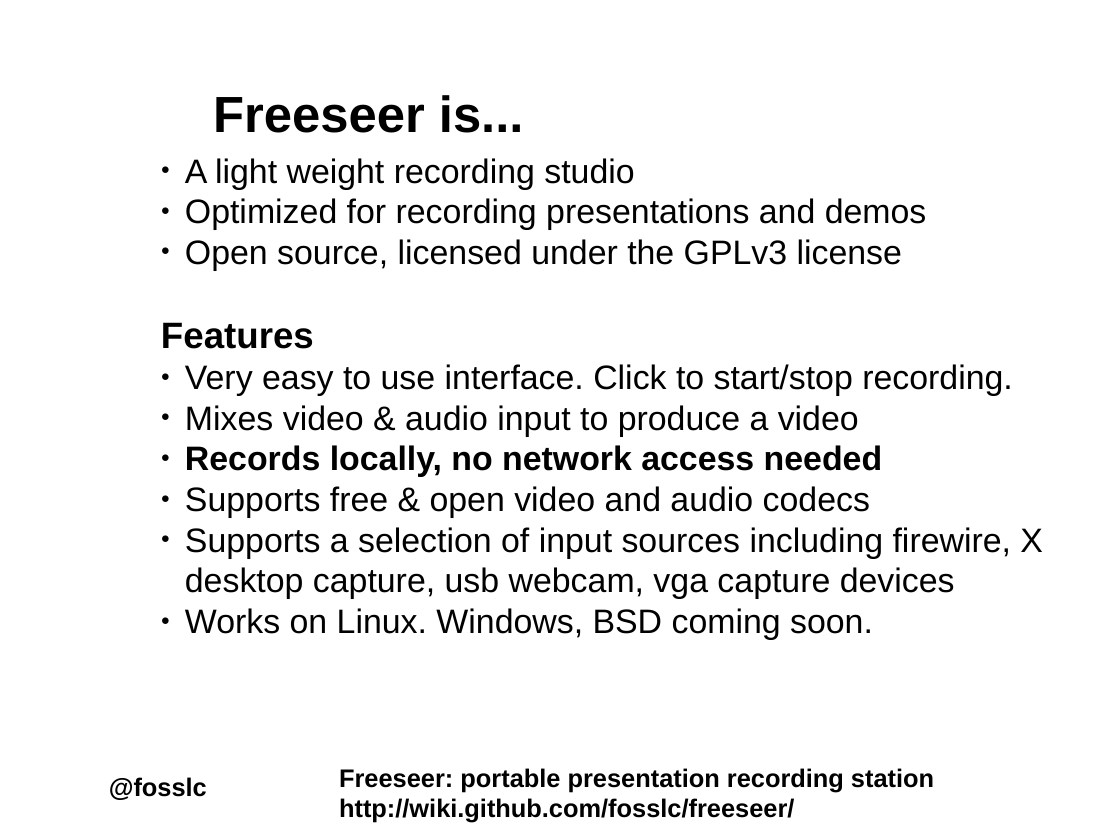
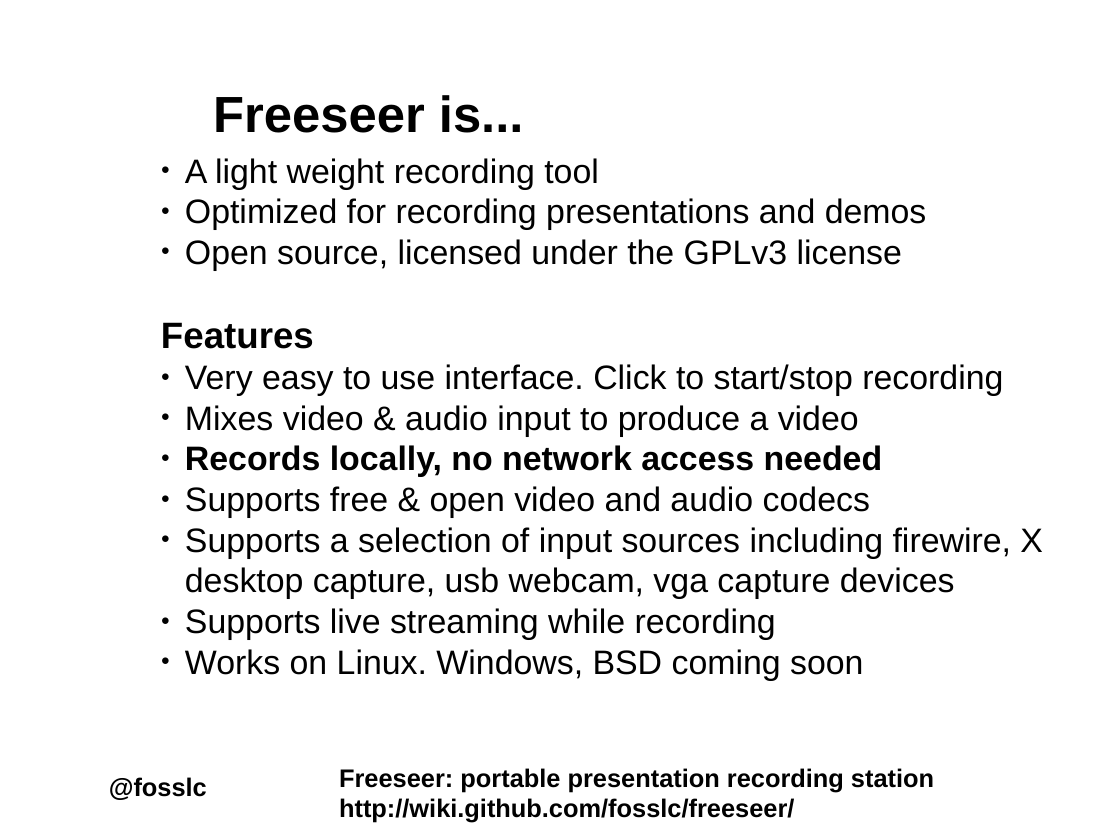
Before and after one commit to Freeseer/freeseer, a slide deck: slide 2 of docs/presentations/intro/freeseer_intro.odp. Drawn at 1120x840 pixels with LibreOffice and Linux fonts; fonts in the diff are those of the drawing; background and template pictures are left out. Boxes give left, top, right and bottom in pixels: in the first picture for what was removed or moved away, otherwise in the second. Text is boxed around its words. In the diff, an @@ line names an element or a change of style, - is before the commit and + after.

```diff
--- a/docs/presentations/intro/freeseer_intro.odp
+++ b/docs/presentations/intro/freeseer_intro.odp
@@ text at (185,158,599,189): text changed @@
-● A light weight recording studio
+● A light weight recording tool
@@ text at (185,364,1003,396): text changed @@
-● Very easy to use interface. Click to start/stop recording.
+● Very easy to use interface. Click to start/stop recording
@@ text at (185,608,863,680): text changed @@
-● Works on Linux. Windows, BSD coming soon.
+● Supports live streaming while recording
+● Works on Linux. Windows, BSD coming soon
```
Also in this commit, not shown: 4 other slides changed, 1 slide added.
